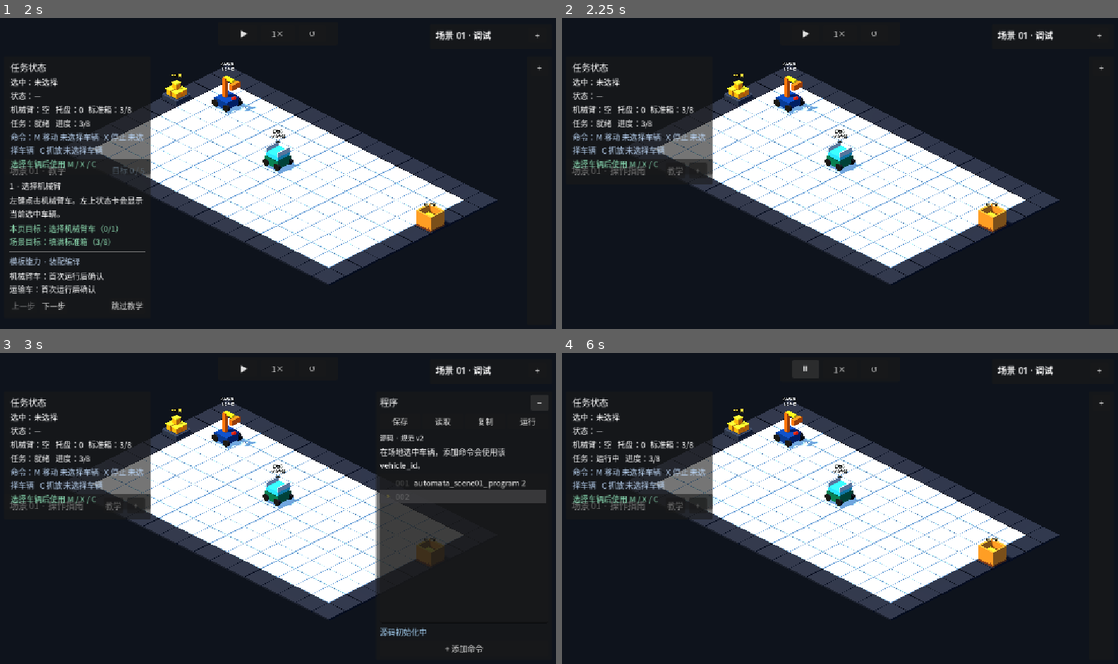
Above: before the commit, frames 1-4 (two rows, left to right).
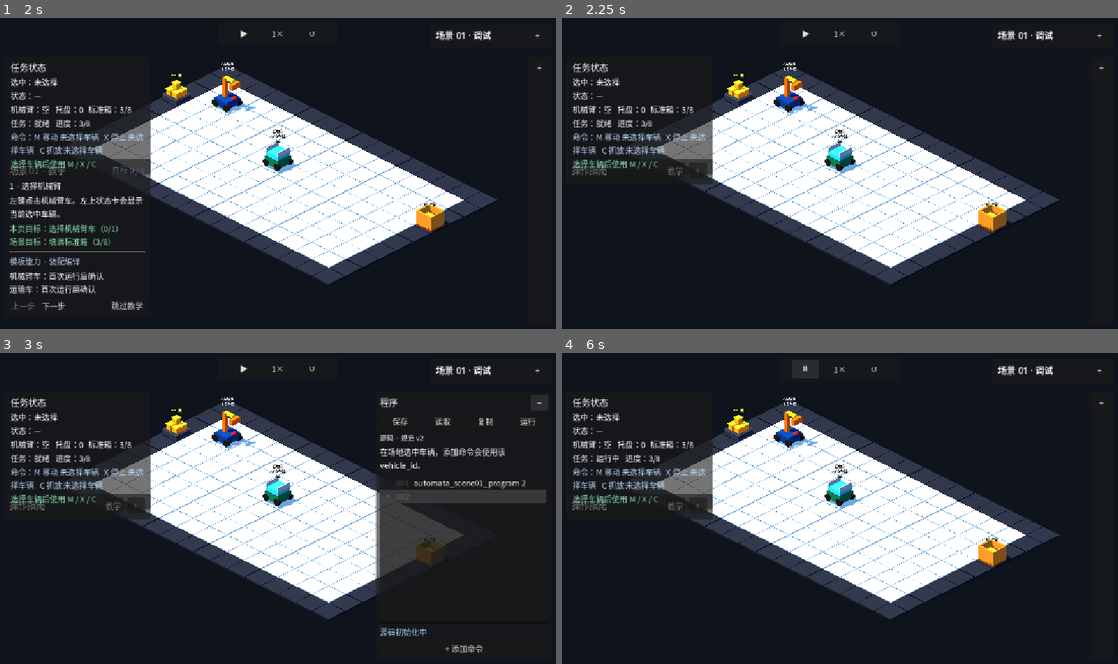
Above: after the commit, the same moments.

Repository: Ri0n72Y/automata
Game: Godot game, scene res://scenes/scene_01/scene_01_basic_packing.tscn
Two runs of this game, one before a commit and one after it. Both use one fixed random seed, a clock stepped at 60 frames per second and the inputs below.
Inputs:
- Up to frame 1 (2 s): click "下一步" at 0.5 s; click "上一步" at 1.25 s
- Up to frame 2 (2.25 s): click "跳过教学" at 2 s
- Up to frame 3 (3 s): click "+" at 2.75 s
- Up to frame 4 (6 s): click "−" at 3.5 s; click "教学" at 4.25 s; click "+" at 5 s; click "▶" at 5.75 s

Frame 1 is identical in both runs. In frame 2, 0.2% of the frame differs, in the area x 1-15%, y 47-51%; in frame 3, 0.2%; in frame 4, 0.2%.

Commit message:
[codex]refactor(scene-01): place guide under status rail

Diff:
--- a/scenes/scene_01/components/scene_01_manual_ui.tscn
+++ b/scenes/scene_01/components/scene_01_manual_ui.tscn
@@ -20,9 +20,9 @@
 unique_name_in_owner = true
 layout_mode = 0
 offset_left = 16.0
-offset_top = 82.0
-offset_right = 376.0
-offset_bottom = 134.0
+offset_top = 292.0
+offset_right = 316.0
+offset_bottom = 344.0
 mouse_filter = 0
 
 [node name="Margin" type="MarginContainer" parent="RootControl/Panel"]
@@ -43,7 +43,7 @@
 [node name="Title" type="Label" parent="RootControl/Panel/Margin/VBox/HeaderRow"]
 layout_mode = 2
 size_flags_horizontal = 3
-text = "场景 01 · 操作指南"
+text = "操作指南"
 theme_override_font_sizes/font_size = 18
 
 [node name="TutorialButton" type="Button" parent="RootControl/Panel/Margin/VBox/HeaderRow"]
@@ -51,7 +51,7 @@
 layout_mode = 2
 focus_mode = 0
 text = "教学"
-tooltip_text = "打开场景 01 教学"
+tooltip_text = "打开教学"
 
 [node name="CollapseButton" type="Button" parent="RootControl/Panel/Margin/VBox/HeaderRow"]
 unique_name_in_owner = true
@@ -78,7 +78,7 @@
 fit_content = false
 scroll_active = true
 bbcode_enabled = false
-text = "状态面板显示车辆、库存、任务和命令反馈。\n绿色机械臂工作区表示存在可执行交互。\n暂停会冻结玩法命令但仍可观察；调试面板位于右上角。"
+text = "左上状态卡显示任务、车辆、库存和命令反馈。\n绿色机械臂工作区表示当前存在可执行交互。\n暂停会冻结玩法命令，但仍可观察当前状态。"
 modulate = Color(0.72, 0.8, 0.9, 1)
 
 [connection signal="pressed" from="RootControl/Panel/Margin/VBox/HeaderRow/CollapseButton" to="." method="_on_collapse_pressed"]
